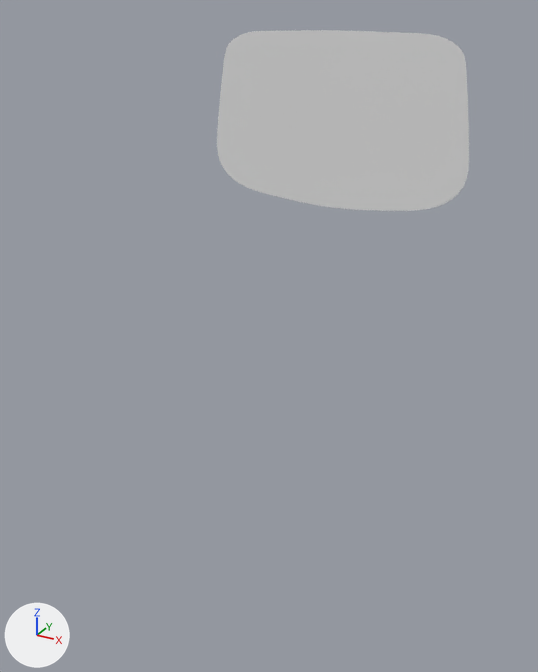
Two versions of the Blender file Blender Guru Chair Modeling/BG_Chair.blend, one commit apart.
Camera for both pictures: a camera (50 mm lens) standing at (2.76, -5.07, 4.27) and looking at (0.03, -0.11, 1.79). The axes (+X, +Y, +Z) are drawn at lower left. The lights are the same throughout.
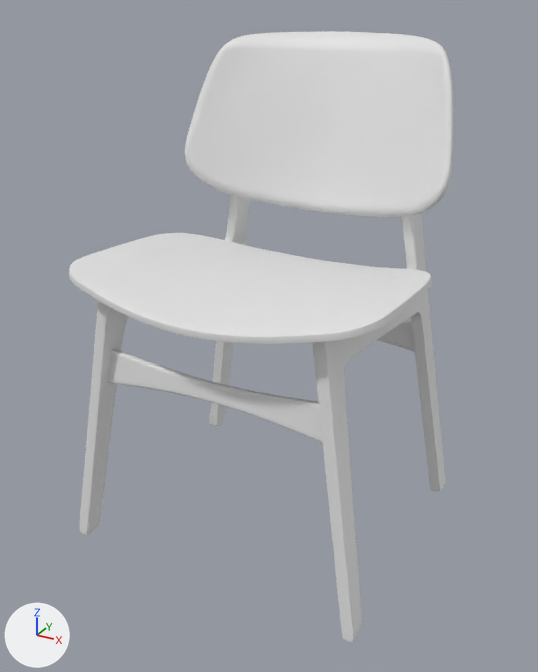
Changed parts and their boxes (x1, y1, x2, y2) in the pictures (538 x 672 px; the box of a moved part takes in the faces that stretch with it):
'Plane', reshaped, moved, turned
    before: (217, 30, 469, 211)
    after: (185, 31, 454, 217)
'Sit', shown
    after: (69, 233, 432, 344)
'Legs', shown
    after: (79, 195, 445, 642)
'Cube', shown
    after: (107, 349, 323, 443)
'Cube.001', shown
    after: (377, 320, 415, 352)
'Circle.003', added
    after: (256, 66, 408, 82)
'Circle.004', now drawn
    after: (234, 153, 406, 179)
'Circle.002', shown, added
    after: (119, 269, 342, 315)
'Circle.001', shown, added
    after: (195, 243, 397, 278)
part 1 of me_plane_001, moved or reshaped
    before: (217, 30, 469, 211)
    after: (185, 31, 454, 217)

What changed in the scene script:
```text
Change me_plane_001:
    used by ob_plane; location = (0.0, 1.15, 3.6); rotation_euler = (1.571, 0.0, 0.0), in degrees (90, 0, 0); scale = (1.0, 1.02, 1.0)
    remove me_plane_001.from_pydata(...)  # 16 vertices, 9 faces; spans x 0.0..1.24, y -1.01..0.5, z 0.0..0.01
    add me_plane_001.from_pydata(...)  # 20 vertices, 12 faces; spans x 0.0..1.25, y -1.04..0.42, z -0.12..0.47
    me_plane_001 part 1: the whole mesh is rebuilt
    me_plane_001 part 2: the surface is now shaded smooth
Add me_circle_004:
    me_circle_004.from_pydata(...)  # 78 vertices, 50 faces; spans x -2.37..2.37, y -2.38..2.38, z -0.21..0.0
Change ob_legs:
    remove ob_legs.hide_set(True)
Change ob_sit:
    remove ob_sit.hide_set(True)
Change ob_cube:
    remove ob_cube.hide_set(True)
Change ob_cube_001:
    remove ob_cube_001.hide_set(True)
Change ob_plane:
    ob_plane.location: (0.0, 1.15, 3.6) -> (0.0, 1.28, 3.61)
    ob_plane.rotation_euler: (1.571, 0.0, 0.0) -> (1.129, 0.0, 0.0)  # degrees (90, 0, 0) -> degrees (65, 0, 0)
Add ob_circle_003:
    ob_circle_003 = bpy.data.objects.new('Circle.003', me_circle_004)
    ob_circle_003.location = (-0.66, 1.01, 3.77)
    ob_circle_003.rotation_euler = (1.278, -0.0459, 0.322)  # degrees (73, -2.6, 18)
    ob_circle_003.scale = (0.0169, 0.0169, 0.0169)
    _m = ob_circle_003.modifiers.new('Mirror', 'MIRROR')
    _m.mirror_object = ob_plane
Add ob_circle_002:
    ob_circle_002 = bpy.data.objects.new('Circle.002', me_circle_004)
    ob_circle_002.location = (-0.9, -0.75, 2.39)
    ob_circle_002.rotation_euler = (0.0936, 0.168, 0.523)  # degrees (5.4, 9.6, 30)
    ob_circle_002.scale = (0.0169, 0.0169, 0.0169)
    _m = ob_circle_002.modifiers.new('Mirror', 'MIRROR')
    _m.mirror_object = ob_sit
Add ob_circle_001:
    ob_circle_001 = bpy.data.objects.new('Circle.001', me_circle_004)
    ob_circle_001.location = (-0.91, 0.31, 2.32)
    ob_circle_001.rotation_euler = (0.0206, 0.193, 0.525)  # degrees (1.2, 11, 30)
    ob_circle_001.scale = (0.0169, 0.0169, 0.0169)
    _m = ob_circle_001.modifiers.new('Mirror', 'MIRROR')
    _m.mirror_object = ob_sit
```
